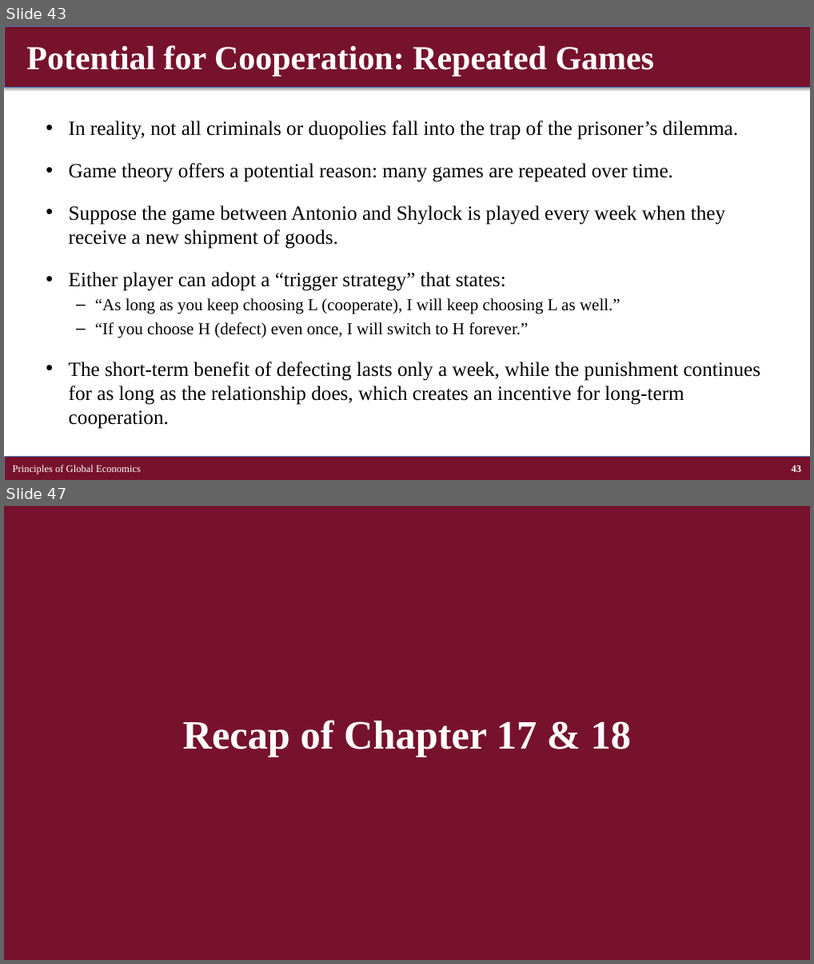
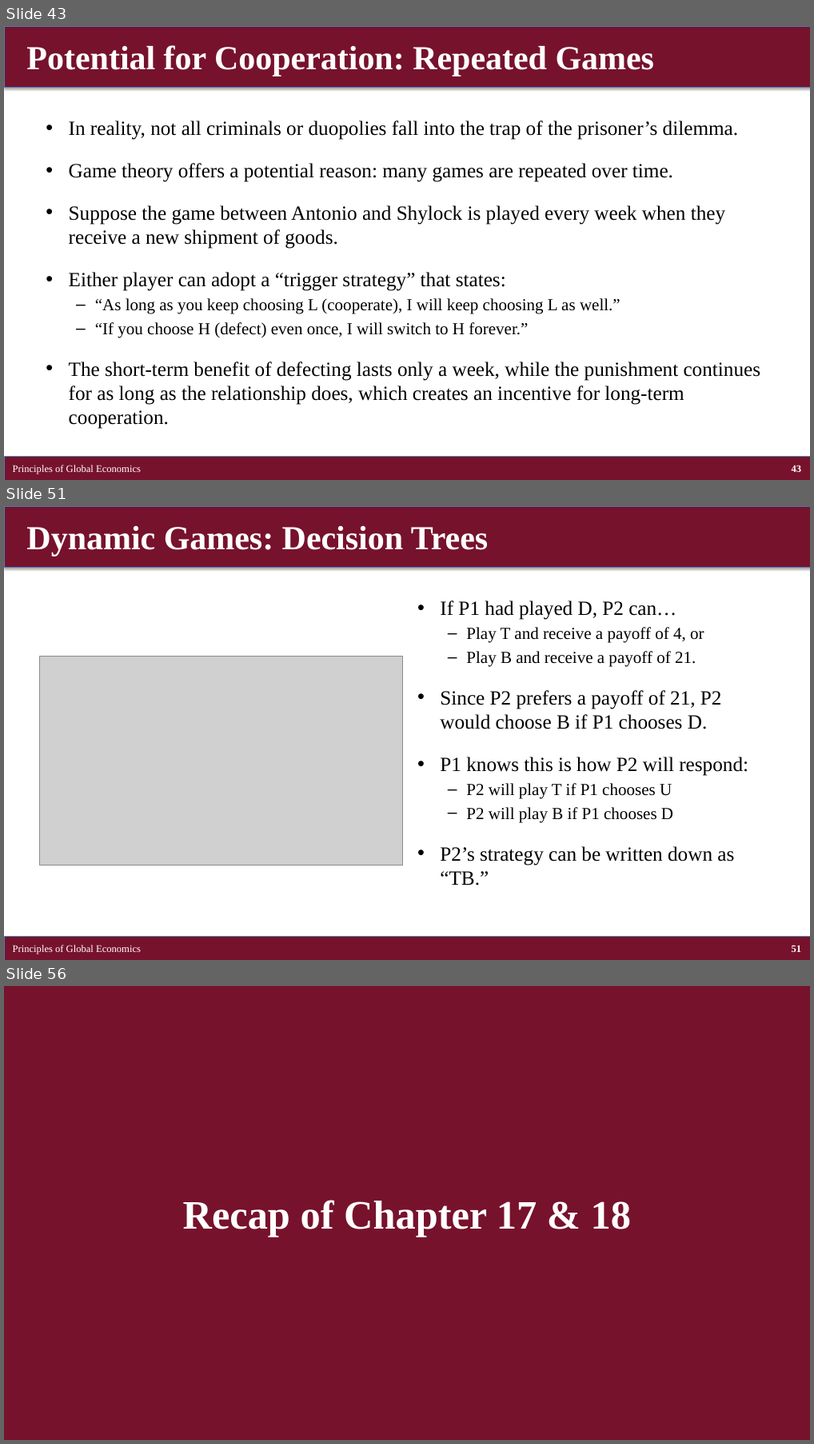
Before and after one commit to brianhwpark/brianhwpark.github.io, a slide deck: files/teaching-resources/concordiacollege-bus-201/bus-201-lecture-note/bus201-ch17-18.pptx. Shown one above the other, each under a label of ours: slides 43 and 47 before the commit, slides 43, 51 and 56 after it; the slides between them are not shown. The pictures are 814x964 and 814x1444 pixels, drawn with LibreOffice and Linux fonts; fonts in the diff are those of the drawing; grey boxes stand for pictures. Boxes give left, top, right and bottom in pixels: in the first picture for what was removed or moved away, otherwise in the second. Text is boxed around its words. In the diff, an @@ line names an element or a change of style, - is before the commit and + after.

```diff
--- a/files/teaching-resources/concordiacollege-bus-201/bus-201-lecture-note/bus201-ch17-18.pptx
+++ b/files/teaching-resources/concordiacollege-bus-201/bus-201-lecture-note/bus201-ch17-18.pptx
@@ slide 51 added at [4,506,810,960], background #FFFFFF @@
@@ rectangle added at [4,506,810,567], fill #77122C, outline #4B7EBC 0.75 pt @@
@@ title added at [26,526,488,556], 40 pt, text #FFFFFF, bold @@
+Dynamic Games: Decision Trees
@@ text added at [440,600,749,885], 24 pt, text #000000 @@
+• If P1 had played D, P2 can…
+  – Play T and receive a payoff of 4, or
+  – Play B and receive a payoff of 21.
+• Since P2 prefers a payoff of 21, P2 would choose B if P1 chooses D.
+• P1 knows this is how P2 will respond:
+  – P2 will play T if P1 chooses U
+  – P2 will play B if P1 chooses D
+• P2’s strategy can be written down as “TB.”
@@ picture added at [40,656,402,864] @@
@@ rectangle added at [4,936,810,960], fill #77122C, outline #4B7EBC 0.75 pt @@
@@ text added at [13,944,141,954], 12 pt, text #FFFFFF @@
+Principles of Global Economics
@@ page number added at [792,944,802,952], 12 pt, text #FFFFFF, bold @@
+51
@@ what was slide 47 is now slide 56 @@
```
Also in this commit, not shown: 3 slides changed, 8 other slides added, 11 other files.
